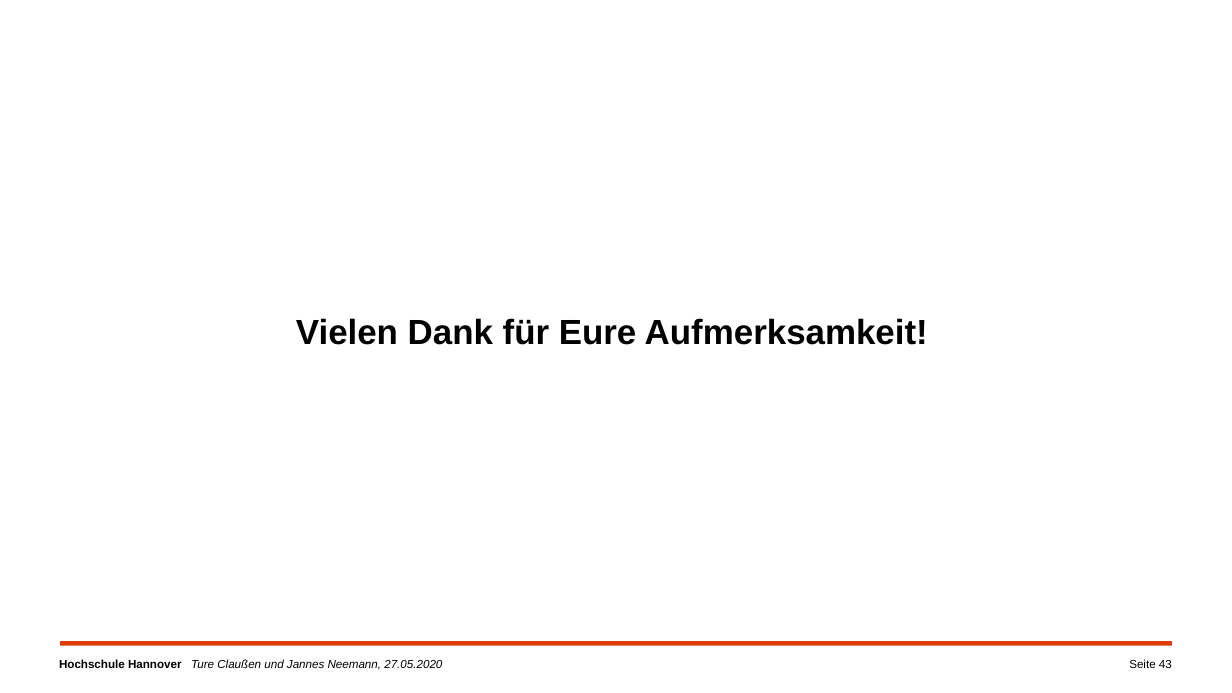
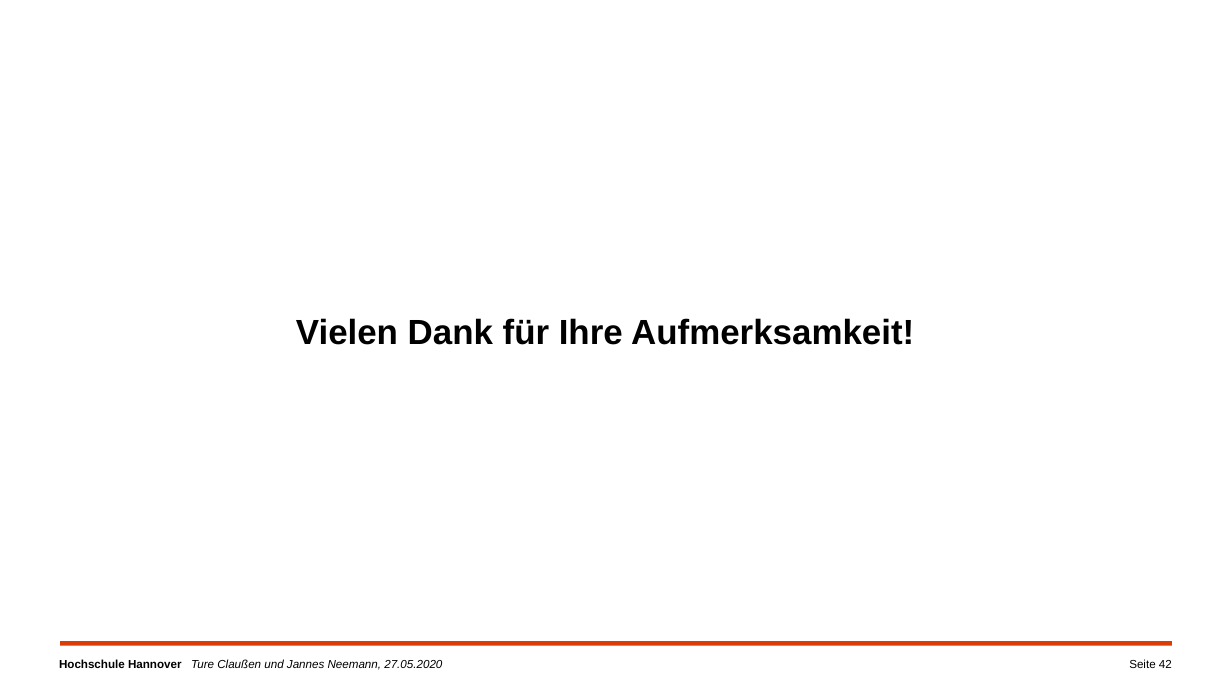
Before and after one commit to campfireman/SEM-ethereum-transactions, a slide deck: slide 42 of Ethereum_Präsentation_Jannes/Ethereum-Transaktionen.pptx (slide 43 before the commit). Drawn at 1232x693 pixels with LibreOffice and Linux fonts; fonts in the diff are those of the drawing; background and template pictures are left out. Boxes give left, top, right and bottom in pixels: in the first picture for what was removed or moved away, otherwise in the second. Text is boxed around its words. In the diff, an @@ line names an element or a change of style, - is before the commit and + after.

```diff
--- a/Ethereum_Präsentation_Jannes/Ethereum-Transaktionen.pptx
+++ b/Ethereum_Präsentation_Jannes/Ethereum-Transaktionen.pptx
@@ title at (x1=296, y1=318, x2=914, y2=345): text changed @@
-Vielen Dank für Eure Aufmerksamkeit!
+Vielen Dank für Ihre Aufmerksamkeit!
@@ page number at (x1=1129, y1=659, x2=1172, y2=668): text changed @@
-Seite 43
+Seite 42
```
Also in this commit, not shown: 6 other slides changed, 2 slides added, 3 slides removed, 1 other file.
